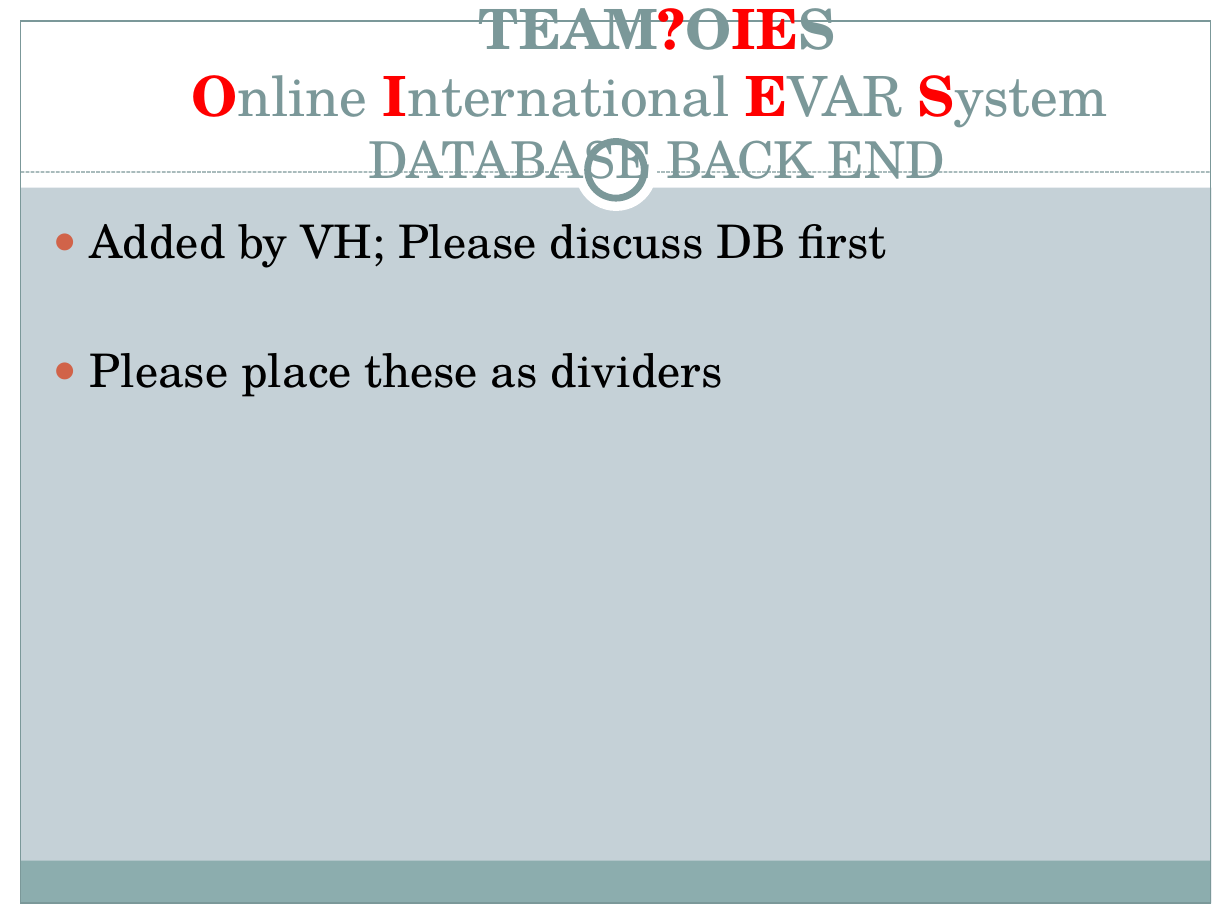
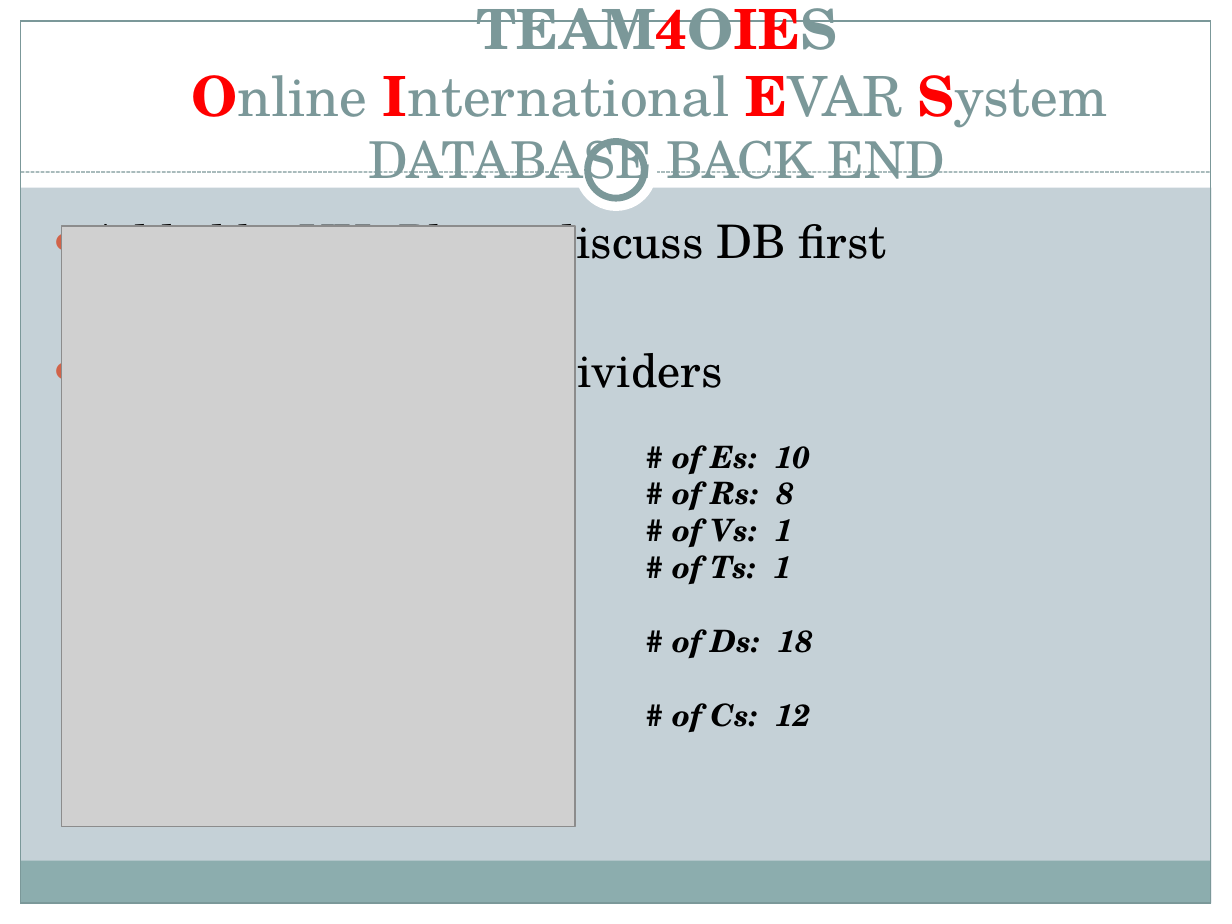
Before and after one commit to jriver27/COSC_4351, a slide deck: slide 2 of COSC4351/TEAM PROJECT DELIVERABLES/TEAMOIES.pptx. Drawn at 1232x924 pixels with LibreOffice and Linux fonts; fonts in the diff are those of the drawing; grey boxes stand for pictures. Boxes give left, top, right and bottom in pixels: in the first picture for what was removed or moved away, otherwise in the second. Text is boxed around its words. In the diff, an @@ line names an element or a change of style, - is before the commit and + after.

```diff
--- a/COSC4351/TEAM PROJECT DELIVERABLES/TEAMOIES.pptx
+++ b/COSC4351/TEAM PROJECT DELIVERABLES/TEAMOIES.pptx
@@ title at (x1=191, y1=8, x2=1108, y2=194): text changed @@
-TEAM?OIES
-Online International EVAR System
-DATABASE BACK END
+TEAM4OIES
+Online International EVAR System
+DATABASE BACK END
@@ picture added at (x1=62, y1=225, x2=575, y2=827) @@
@@ text added at (x1=672, y1=445, x2=813, y2=732), 18 pt, text #000000, bold, italic @@
+# of Es: 10
+# of Rs: 8
+# of Vs: 1
+# of Ts: 1
+# of Ds: 18
+# of Cs: 12
```
Also in this commit, not shown: 2 other slides changed, 1 slide added, 21 other files.
